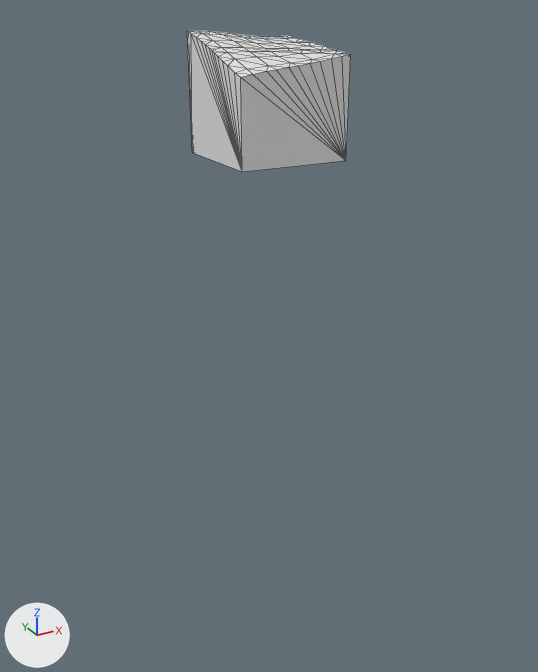
A saved change to the glTF model assets/terrain/surface_pieces/surf_8_32.glb.
Camera for both pictures: a camera (50 mm lens) standing at (-83.5, -81.7, -24.0) and looking at (-67.0, -51.8, -39.0). Arrows for +X, +Y and +Z are at lower left; the lights stay in place. The older version comes first. Mesh edges are drawn as thin lines on the coarser meshes. Where no turn or scale is listed for an object, it has been applied to the vertices.

The older version as bpy lines, for what is in view:
```python
me_geometry_0 = bpy.data.meshes.new('geometry_0')
me_geometry_0.from_pydata(...)  # 82 vertices, 160 faces; spans x -70.0..-65.0, y -55.0..-50.0, z -30.0..-24.89
ob_geometry_0 = bpy.data.objects.new('geometry_0', me_geometry_0)
ob_geometry_0.location = (0.0, 0.0, 0.0)
```
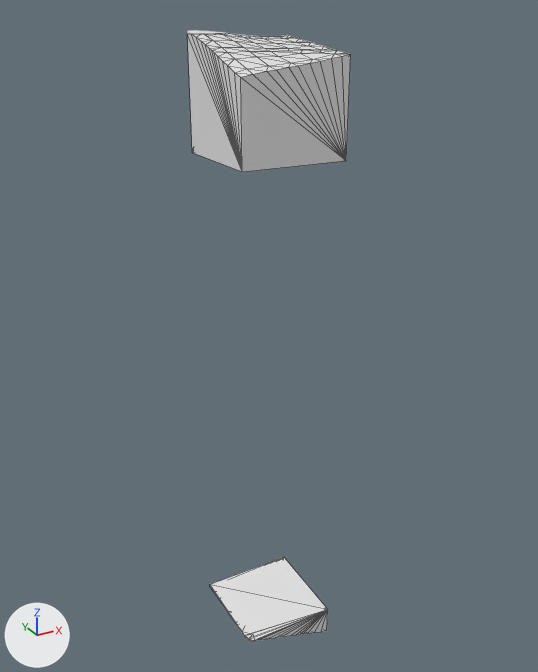
Location of each change, (x1, y1, x2, y2) in pixels of the pictures (538 x 672 px):
'layer_7', added: after (210, 557, 328, 642)

Edits to the bpy script that builds the scene:
```text
Add me_layer_7:
    me_layer_7.from_pydata(...)  # 95 vertices, 186 faces; spans x -70.0..-65.0, y -55.0..-50.0, z -57.01..-55.0
Add ob_layer_7:
    ob_layer_7 = bpy.data.objects.new('layer_7', me_layer_7)
    ob_layer_7.location = (0.0, 0.0, 0.0)
```
